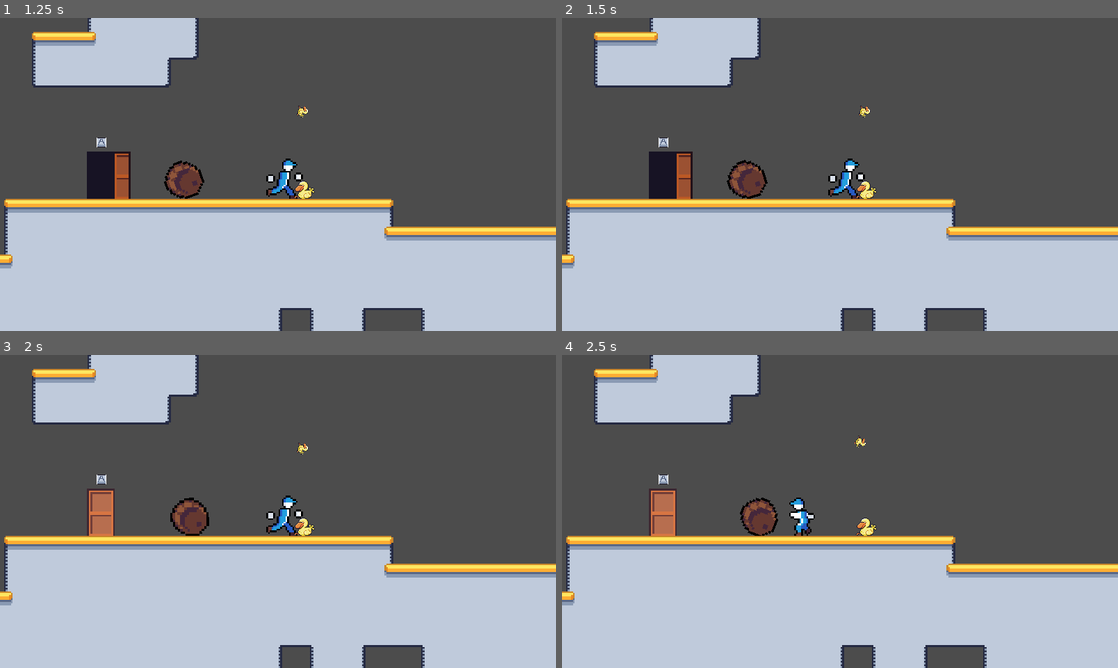
Above: before the commit, frames 1-4 (two rows, left to right).
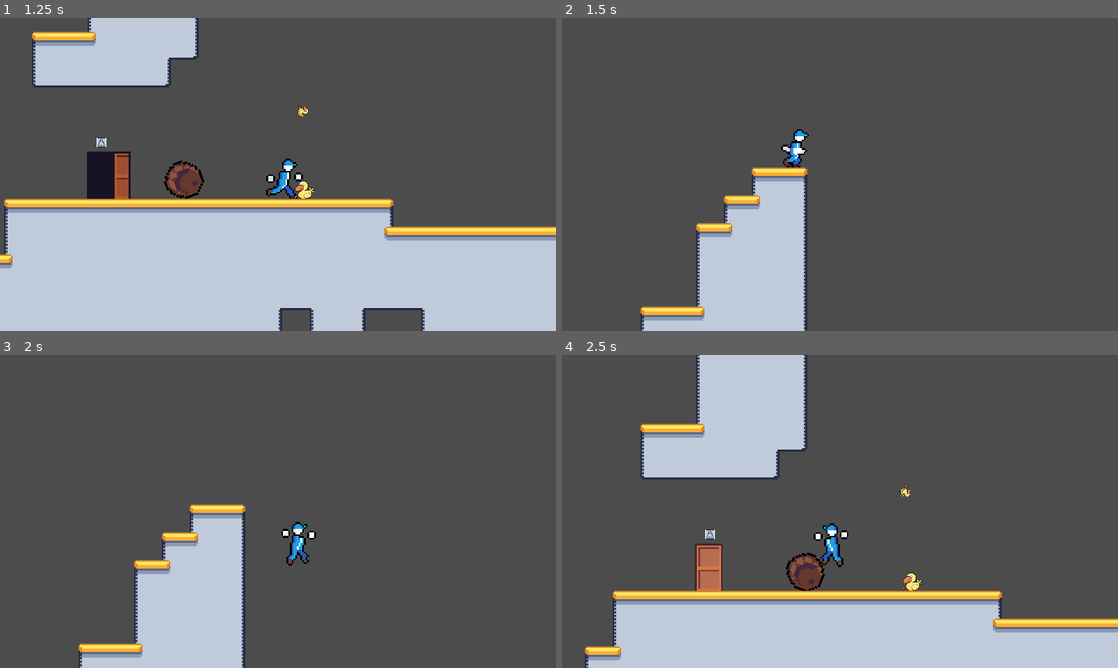
Above: after the commit, the same moments.

Repository: Poogni/game
Game: Godot game, scene res://main.tscn
Two runs of this game, one before a commit and one after it. Both use one fixed random seed, a clock stepped at 60 frames per second and the inputs below. The engine's default icon, where the game draws it, is replaced by a stand-in: a white triangle on a blue panel in a dark square.
Inputs:
- Up to frame 1 (1.25 s): tap Enter (ui_accept) at 0.5, 0.77 s; hold Right (ui_right) from 0.53 s (still down); tap B (Tp) at 0.6 s
- Up to frame 2 (1.5 s): keep holding Right (ui_right); tap B (Tp) at 1.35 s
- Up to frame 3 (2 s): keep holding Right (ui_right); tap Enter (ui_accept) at 1.52 s
- Up to frame 4 (2.5 s): release Right (ui_right) at 2.03 s; hold Left (ui_left) from 2.03 s (still down); tap B (Tp) at 2.1 s

Frame 1 is identical in both runs. In frame 2, 41% of the frame differs, in the area x 0-100%, y 0-100%; in frame 3, 40%; in frame 4, 38%.

Commit message:
Teleportation Function

Diff:
--- a/KinematicBody2D.gd
+++ b/KinematicBody2D.gd
@@ -105,8 +105,5 @@
 
 
 func _on_portal_tped(tplocation):
-
-
-
-	print("Tping")
-	print(tplocation)
+	position.x = tplocation.x
+	position.y = tplocation.y
--- a/main.tscn
+++ b/main.tscn
@@ -281,7 +281,7 @@
 position = Vector2( -110, 411 )
 
 [node name="Area" type="Node2D" parent="."]
-position = Vector2( -28, 56 )
+position = Vector2( -28, 64 )
 __meta__ = {
 "_edit_group_": true
 }
--- a/portal.gd
+++ b/portal.gd
@@ -5,21 +5,24 @@
 
 signal tped(tplocation)
 
-var location = Vector2(100,100)
+var location = Vector2(-28,64)
 
 
-
-func _physics_process(delta):
-	if $promptzone.isin == true and open == 1 :
+func openandclose():
+	if open == 1 :
 		if Input.is_action_just_pressed("ui_accept"):
 			$Sprite.set_frame(0)
 			open -= 1
-	elif $promptzone.isin == true and open == 0:
+		elif Input.is_action_just_pressed("Tp"):
+			emit_signal("tped",location)
+	elif open == 0:
 		if Input.is_action_just_pressed("ui_accept"):
 			$Sprite.set_frame(1)
 			open += 1
-	elif $promptzone.isin == true and open == 0:
-		if Input.is_action_just_pressed("Tp"):
-			emit_signal("tped",location)
+
+func _physics_process(delta):
+
+	if $promptzone.isin == true:
+		openandclose()
 	elif $promptzone.isin == false:
 		pass
